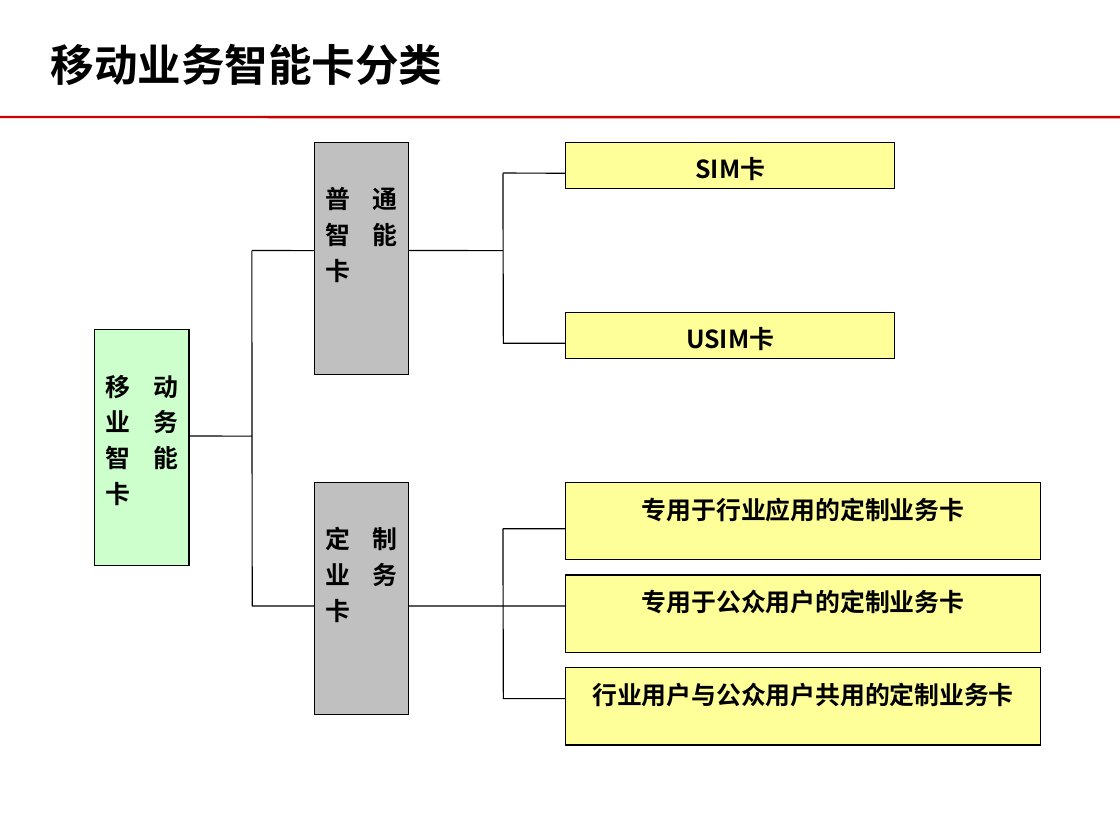
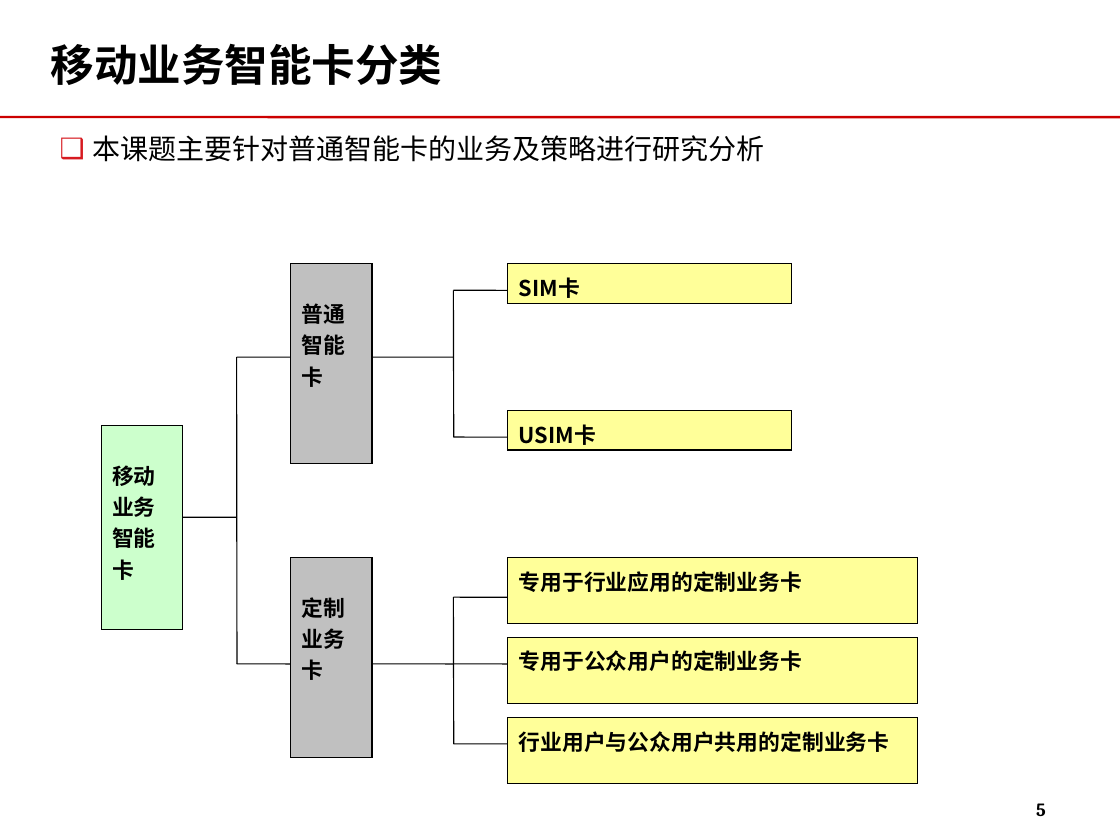
Before and after one commit to momo1101/unicardsrch, a slide deck: slide 5 of 软课题文本/软课题-中国联通电信卡业务及策略研究.ppt (slide 7 before the commit). Drawn at 1120x840 pixels with LibreOffice and Linux fonts; fonts in the diff are those of the drawing; background and template pictures are left out. Boxes give left, top, right and bottom in pixels: in the first picture for what was removed or moved away, otherwise in the second. Text is boxed around its words. In the diff, an @@ line names an element or a change of style, - is before the commit and + after.

```diff
--- a/软课题文本/软课题-中国联通电信卡业务及策略研究.ppt
+++ b/软课题文本/软课题-中国联通电信卡业务及策略研究.ppt
@@ text added at (x1=93, y1=135, x2=765, y2=162), 18 pt, text #000000 @@
+❑ 本课题主要针对普通智能卡的业务及策略进行研究分析
@@ size 16 to 14 pt; alignment justified to left in 3 elements at (x1=291, y1=557, x2=373, y2=757), (x1=101, y1=426, x2=183, y2=629), (x1=291, y1=263, x2=373, y2=464) @@
@@ rectangle "普通智能卡" resized from (x1=315, y1=142, x2=409, y2=374) to (x1=291, y1=263, x2=373, y2=464) @@
@@ size 16 to 14 pt; alignment centre to left in 5 elements at (x1=507, y1=717, x2=917, y2=784), (x1=507, y1=637, x2=917, y2=704), (x1=507, y1=558, x2=917, y2=624), (x1=507, y1=410, x2=792, y2=449), (x1=507, y1=263, x2=792, y2=302) @@
@@ rectangle "SIM卡" resized from (x1=566, y1=142, x2=895, y2=188) to (x1=507, y1=263, x2=792, y2=302) @@
@@ line moved from (503, 343) - (566, 343) to (454, 290) - (507, 290) @@
@@ line moved from (503, 174) - (503, 343) to (454, 290) - (454, 437) @@
@@ line moved from (252, 251) - (252, 606) to (236, 357) - (237, 664) @@
@@ line moved from (252, 251) - (315, 251) to (236, 357) - (291, 357) @@
@@ line moved from (409, 251) - (503, 251) to (372, 357) - (454, 357) @@
@@ rectangle "USIM卡" resized from (x1=566, y1=312, x2=895, y2=358) to (x1=507, y1=410, x2=792, y2=449) @@
@@ rectangle "移动业务智能卡" resized from (x1=95, y1=329, x2=189, y2=566) to (x1=101, y1=426, x2=183, y2=629) @@
@@ line moved from (503, 529) - (566, 529) to (454, 437) - (507, 437) @@
@@ line moved from (189, 436) - (252, 436) to (183, 517) - (236, 517) @@
@@ rectangle "定制业务卡" resized from (x1=315, y1=483, x2=409, y2=715) to (x1=291, y1=557, x2=373, y2=757) @@
@@ rectangle "专用于行业应用的定制业务卡" resized from (x1=566, y1=483, x2=1040, y2=560) to (x1=507, y1=558, x2=917, y2=624) @@
@@ line moved from (503, 606) - (566, 606) to (454, 597) - (507, 597) @@
@@ line moved from (503, 529) - (503, 699) to (454, 597) - (454, 744) @@
@@ rectangle "专用于公众用户的定制业务卡" resized from (x1=566, y1=575, x2=1040, y2=652) to (x1=507, y1=637, x2=917, y2=704) @@
@@ line moved from (252, 606) - (315, 606) to (236, 664) - (291, 664) @@
@@ line moved from (409, 606) - (503, 606) to (372, 664) - (454, 664) @@
@@ line moved from (503, 699) - (566, 699) to (454, 664) - (507, 664) @@
@@ rectangle "行业用户与公众用户共用的定制业务卡" resized from (x1=566, y1=668, x2=1040, y2=745) to (x1=507, y1=717, x2=917, y2=784) @@
@@ line moved from (503, 172) - (566, 174) to (454, 744) - (507, 744) @@
@@ page number added at (x1=1036, y1=803, x2=1046, y2=816), 12 pt, text #000000, bold @@
+5
```
Also in this commit, not shown: 37 other slides changed, 3 slides added, 27 slides removed.
